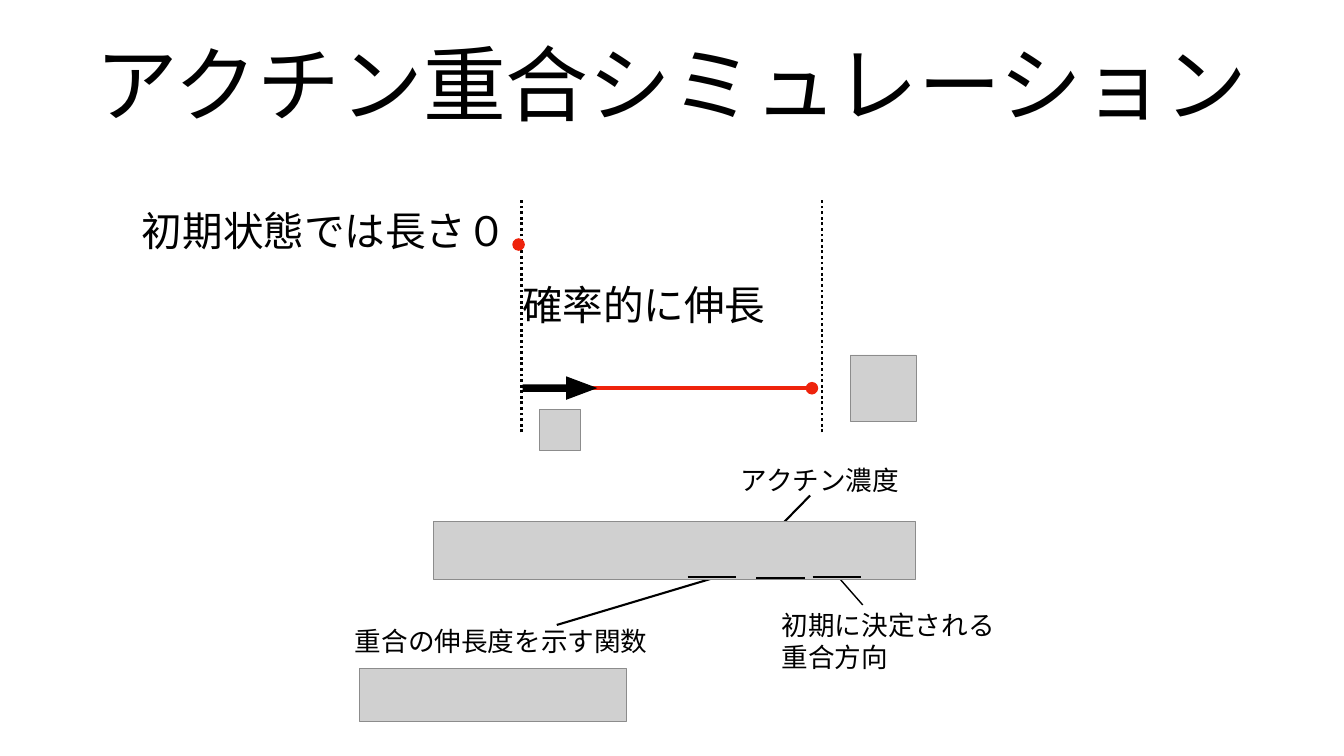
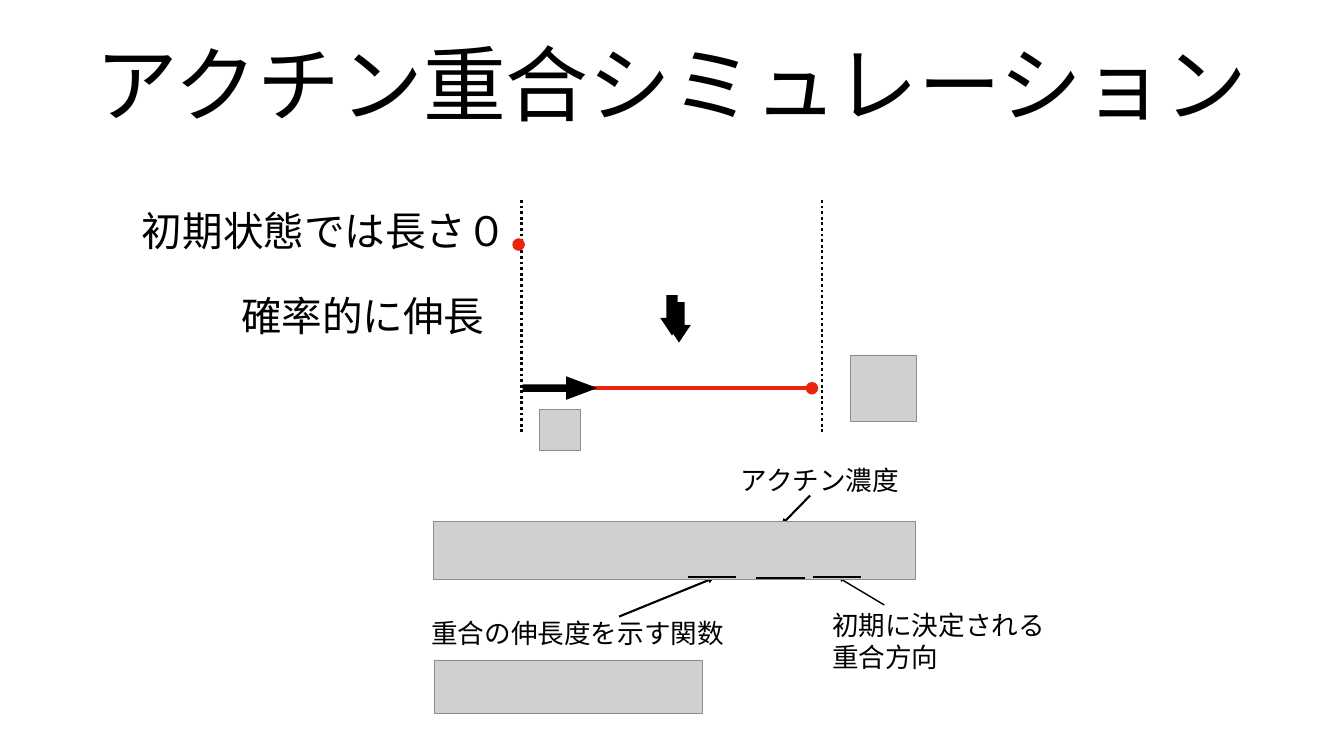
Before and after one commit to tokumaga81/ackera, a slide deck: slide 16 of tokunaga_mp.pptx. Drawn at 1344x756 pixels with LibreOffice and Linux fonts; fonts in the diff are those of the drawing; grey boxes stand for pictures. Boxes give left, top, right and bottom in pixels: in the first picture for what was removed or moved away, otherwise in the second. Text is boxed around its words. In the diff, an @@ line names an element or a change of style, - is before the commit and + after.

```diff
--- a/tokunaga_mp.pptx
+++ b/tokunaga_mp.pptx
@@ text "確率的に伸長" rewrapped from box(522, 279, 765, 332) to box(241, 296, 484, 335) @@
@@ right arrow added at box(660, 295, 684, 335), fill #000000 @@
@@ right arrow added at box(667, 302, 691, 342), fill #000000 @@
@@ freeform shape: place and size @@
-freeform shape at box(557, 578, 714, 625)
+freeform shape at box(619, 578, 714, 616)
@@ freeform shape: place and size @@
-freeform shape at box(839, 578, 863, 605)
+freeform shape at box(839, 578, 884, 605)
@@ text "重合の伸長度を示す関数": place and size @@
-text "重合の伸長度を示す関数" at box(355, 624, 648, 653)
+text "重合の伸長度を示す関数" at box(431, 615, 724, 645)
@@ text "初期に決定される重合方向": place and size @@
-text "初期に決定される重合方向" at box(782, 612, 995, 669)
+text "初期に決定される重合方向" at box(832, 612, 1045, 669)
@@ picture: place and size @@
-picture at box(359, 668, 627, 722)
+picture at box(435, 660, 702, 713)
```
Also in this commit, not shown: 20 other slides changed, 1 other file.
